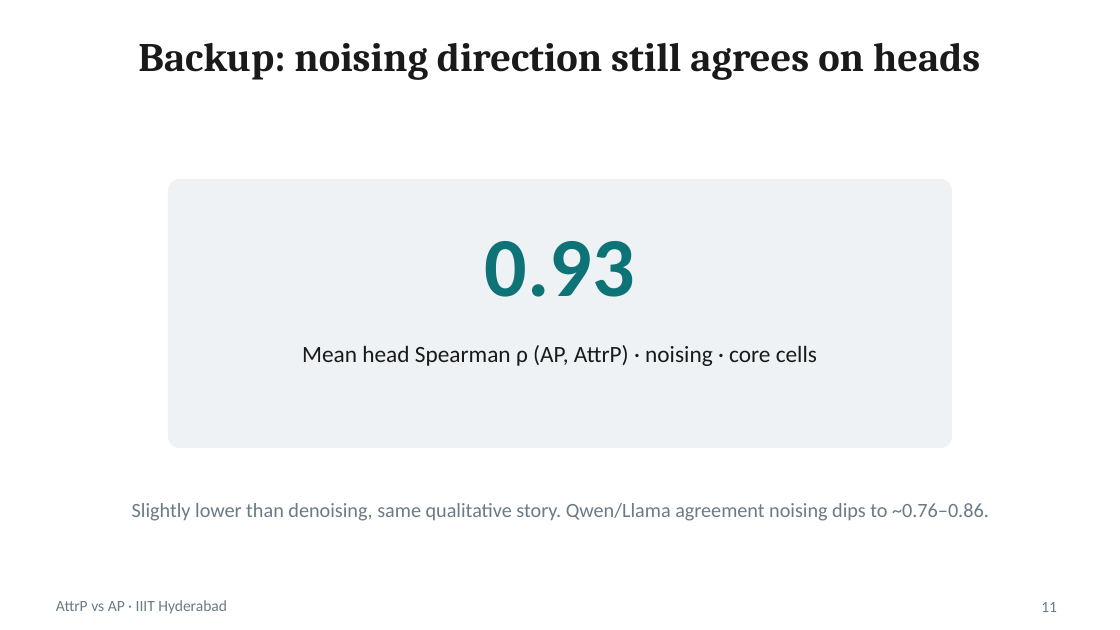
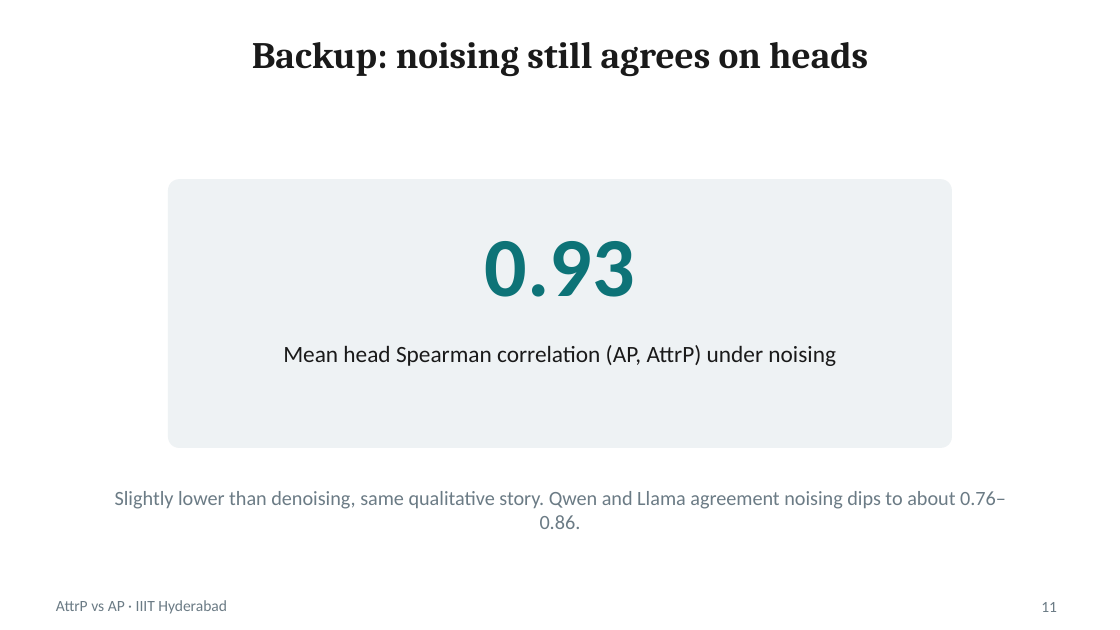
Before and after one commit to hrishirajmitra/attrp-ap-hindi, a slide deck: slide 11 of slides/results/results_deck.pptx. Drawn at 1120x630 pixels with LibreOffice and Linux fonts; fonts in the diff are those of the drawing. Boxes give left, top, right and bottom in pixels: in the first picture for what was removed or moved away, otherwise in the second. Text is boxed around its words. In the diff, an @@ line names an element or a change of style, - is before the commit and + after.

```diff
--- a/slides/results/results_deck.pptx
+++ b/slides/results/results_deck.pptx
@@ title at (x1=252, y1=42, x2=868, y2=76): text changed; size 26 to 24 pt @@
-Backup: noising direction still agrees on heads
+Backup: noising still agrees on heads
@@ text at (x1=283, y1=345, x2=836, y2=366): text changed @@
-Mean head Spearman ρ (AP, AttrP) · noising · core cells
+Mean head Spearman correlation (AP, AttrP) under noising
@@ text at (x1=115, y1=491, x2=1006, y2=529): text changed @@
-Slightly lower than denoising, same qualitative story. Qwen/Llama agreement noising dips to ~0.76–0.86.
+Slightly lower than denoising, same qualitative story. Qwen and Llama agreement noising dips to about 0.76–0.86.
```
Also in this commit, not shown: 11 other slides changed, 5 other files.
